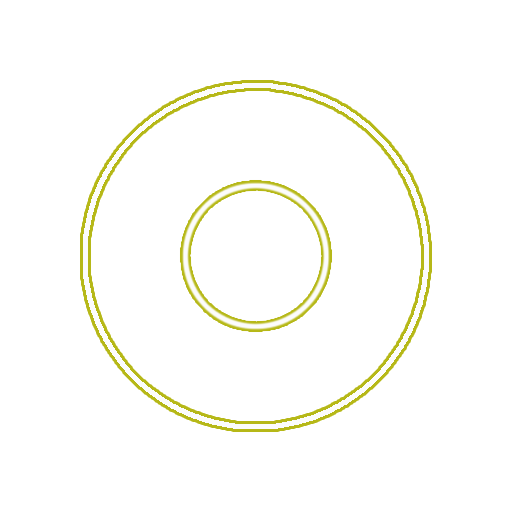
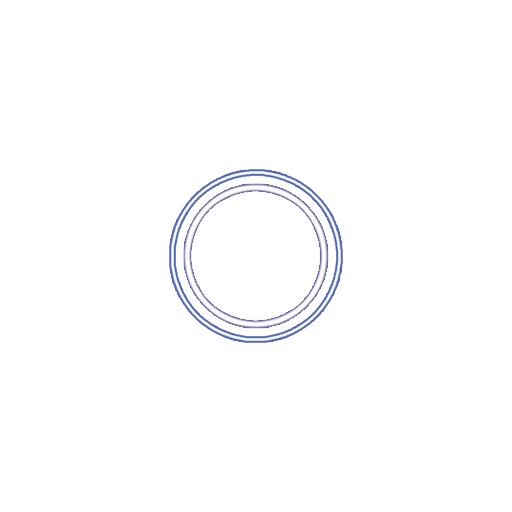
Comparing the layer stacks of the two 512px x 512px images. Changes:
painted on "レイヤー 1" over (83, 83, 429, 429)
painted on "レイヤー 3" over (181, 181, 331, 331)
